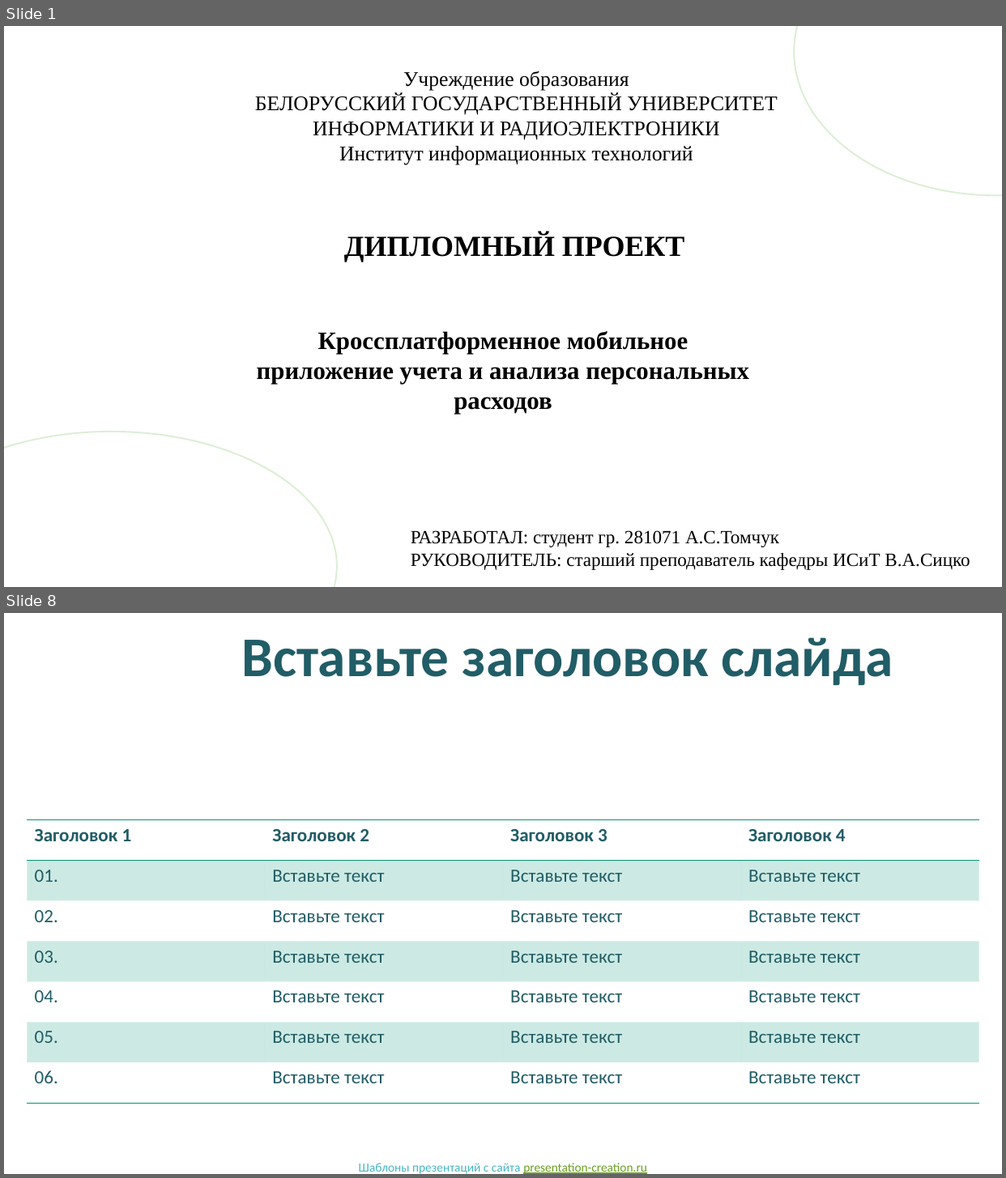
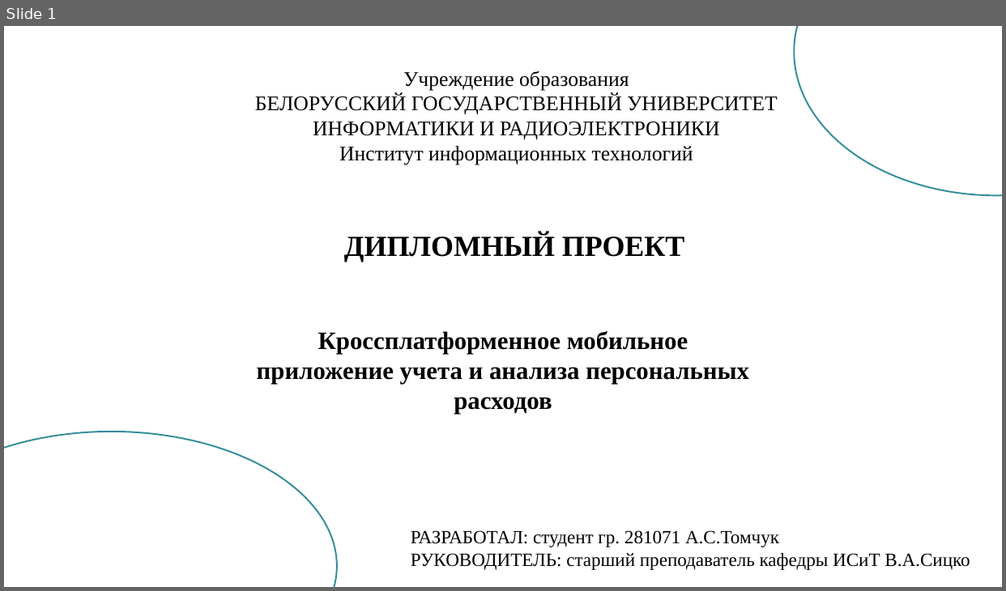
Before and after one commit to nastyatomchuk/diplom, a slide deck: Томчук А.С. Презентация.pptx. Shown one above the other, each under a label of ours: slides 1 and 8 before the commit, slide 1 after it; the slides between them are not shown. The pictures are 1006x1178 and 1006x591 pixels, drawn with LibreOffice and Linux fonts; fonts in the diff are those of the drawing; background and template pictures are left out. Boxes give left, top, right and bottom in pixels: in the first picture for what was removed or moved away, otherwise in the second. Text is boxed around its words. In the diff, an @@ line names an element or a change of style, - is before the commit and + after.

```diff
--- a/Томчук А.С. Презентация.pptx
+++ b/Томчук А.С. Презентация.pptx
@@ slide 8 removed at bbox=[4, 613, 1002, 1174], background picture (left out) @@
@@ title removed at bbox=[241, 637, 893, 685] @@
-Вставьте заголовок слайда
@@ table removed at bbox=[27, 820, 979, 1103], 7 rows, 4 columns @@
-Заголовок 1 | Заголовок 2 | Заголовок 3 | Заголовок 4
-01. | Вставьте текст | Вставьте текст | Вставьте текст
-02. | Вставьте текст | Вставьте текст | Вставьте текст
-03. | Вставьте текст | Вставьте текст | Вставьте текст
-04. | Вставьте текст | Вставьте текст | Вставьте текст
-05. | Вставьте текст | Вставьте текст | Вставьте текст
-06. | Вставьте текст | Вставьте текст | Вставьте текст
@@ text removed at bbox=[359, 1163, 647, 1174] @@
-Шаблоны презентаций с сайта presentation-creation.ru
@@ slide 1 changed as well @@
@@ ellipse at bbox=[794, 26, 1002, 196]: outline #DBEFD4 1.5 pt to #328C99 1.5 pt @@
@@ ellipse at bbox=[4, 432, 337, 587]: outline #DBEFD4 1.5 pt to #328C99 1.5 pt @@
```
Also in this commit, not shown: 1 other slide changed, 16 slides added, 8 other slides removed, 3 other files.
